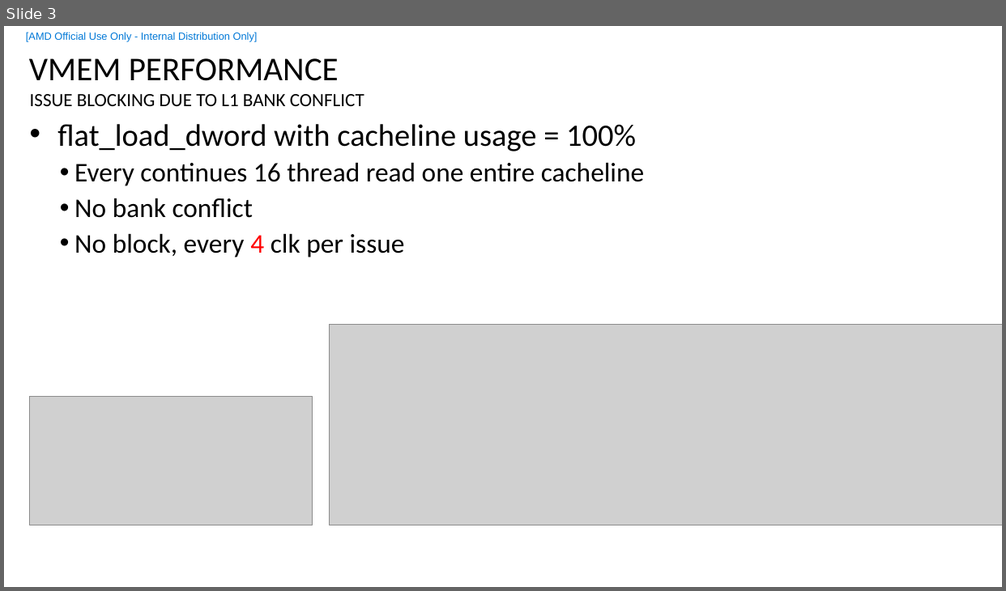
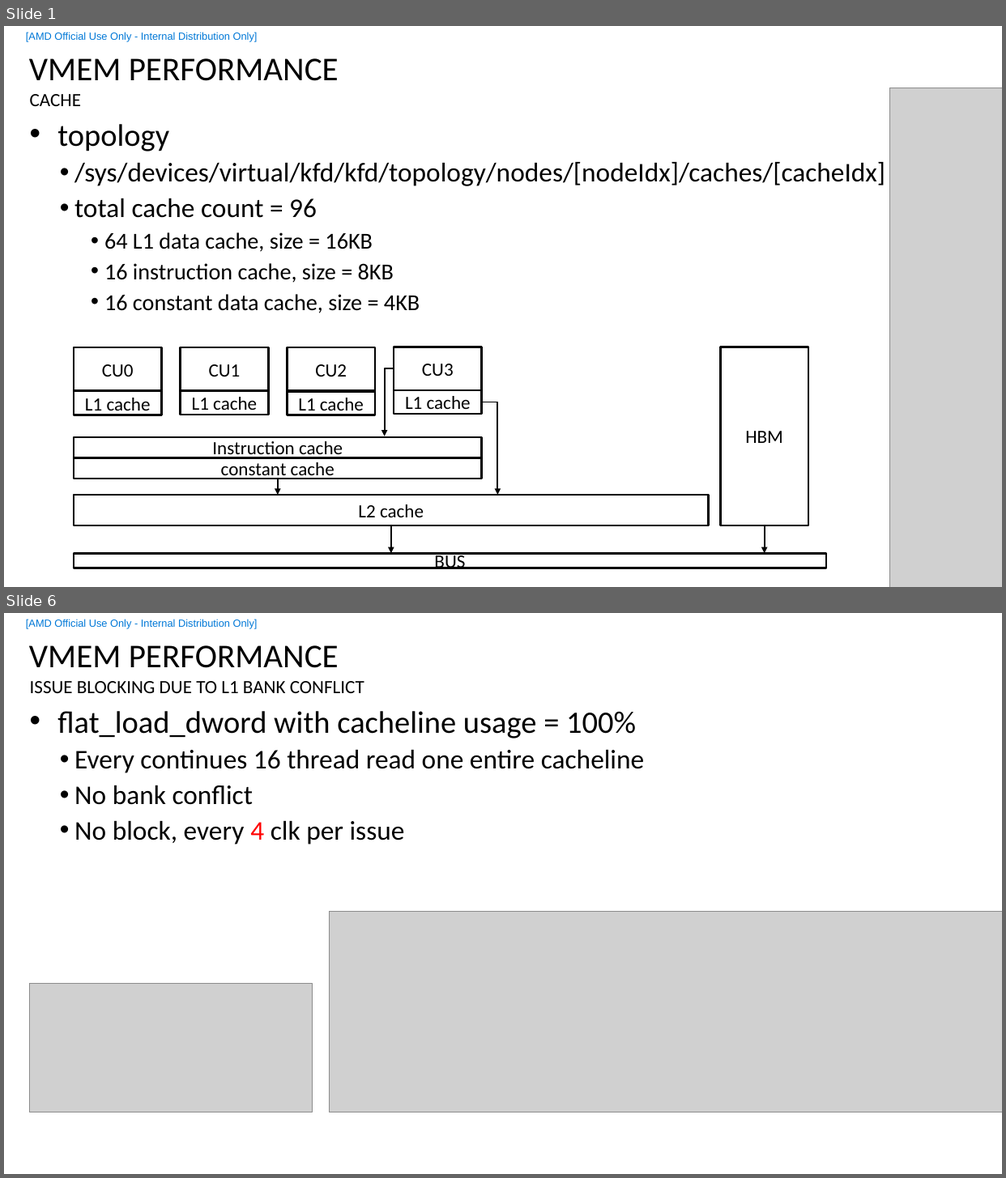
Before and after one commit to feifei14119/rocm_start_sample, a slide deck: vmemL1Bank/vmem_l1_bank.pptx. Shown one above the other, each under a label of ours: slide 3 before the commit, slides 1 and 6 after it; the slides between them are not shown. The pictures are 1006x591 and 1006x1178 pixels, drawn with LibreOffice and Linux fonts; fonts in the diff are those of the drawing; grey boxes stand for pictures; background and template pictures are left out. Boxes give left, top, right and bottom in pixels: in the first picture for what was removed or moved away, otherwise in the second. Text is boxed around its words. In the diff, an @@ line names an element or a change of style, - is before the commit and + after.

```diff
--- a/vmemL1Bank/vmem_l1_bank.pptx
+++ b/vmemL1Bank/vmem_l1_bank.pptx
@@ slide 1 added at (x1=4, y1=26, x2=1002, y2=587), background #FFFFFF; not listed: 2 template elements that a slide beside it also shows @@
@@ title added at (x1=29, y1=58, x2=339, y2=81), 32 pt, text #000000 @@
+VMEM PERFORMANCE
@@ text added at (x1=30, y1=94, x2=81, y2=106), 18 pt, text #000000 @@
+CACHE
@@ picture added at (x1=889, y1=88, x2=1002, y2=587) @@
@@ text added at (x1=57, y1=124, x2=885, y2=314), 26 pt, text #000000 @@
+• topology
+  • /sys/devices/virtual/kfd/kfd/topology/nodes/[nodeIdx]/caches/[cacheIdx]
+  • total cache count = 96
+    • 64 L1 data cache, size = 16KB
+    • 16 instruction cache, size = 8KB
+    • 16 constant data cache, size = 4KB
@@ rectangle added at (x1=74, y1=348, x2=161, y2=391), outline #000000 2 pt, 18 pt, text #000000 @@
+CU0
@@ rectangle added at (x1=181, y1=348, x2=268, y2=391), outline #000000 2 pt, 18 pt, text #000000 @@
+CU1
@@ rectangle added at (x1=287, y1=348, x2=374, y2=391), outline #000000 2 pt, 18 pt, text #000000 @@
+CU2
@@ rectangle added at (x1=394, y1=347, x2=482, y2=390), outline #000000 2 pt, 18 pt, text #000000 @@
+CU3
@@ rectangle added at (x1=720, y1=347, x2=808, y2=526), outline #000000 2 pt, 18 pt, text #000000 @@
+HBM
@@ elbow arrow added from (394, 369) to (385, 436), #000000 1.5 pt @@
@@ rectangle added at (x1=74, y1=391, x2=161, y2=416), outline #000000 2 pt, 18 pt, text #000000 @@
+L1 cache
@@ rectangle added at (x1=181, y1=391, x2=268, y2=416), outline #000000 2 pt, 18 pt, text #000000 @@
+L1 cache
@@ rectangle added at (x1=287, y1=392, x2=374, y2=416), outline #000000 2 pt, 18 pt, text #000000 @@
+L1 cache
@@ rectangle added at (x1=394, y1=390, x2=482, y2=415), outline #000000 2 pt, 18 pt, text #000000 @@
+L1 cache
@@ elbow arrow added from (482, 403) to (497, 495), #000000 1.5 pt @@
@@ rectangle added at (x1=74, y1=437, x2=482, y2=459), outline #000000 2 pt, 18 pt, text #000000 @@
+Instruction cache
@@ rectangle added at (x1=74, y1=458, x2=482, y2=479), outline #000000 2 pt, 18 pt, text #000000 @@
+constant cache
@@ arrow added from (278, 479) to (278, 495), #000000 1.5 pt @@
@@ rectangle added at (x1=74, y1=495, x2=709, y2=526), outline #000000 2 pt, 18 pt, text #000000 @@
+L2 cache
@@ arrow added from (391, 526) to (391, 554), #000000 1.5 pt @@
@@ arrow added from (765, 526) to (765, 554), #000000 1.5 pt @@
@@ rectangle added at (x1=74, y1=554, x2=826, y2=568), outline #000000 2 pt, 18 pt, text #000000 @@
+BUS
@@ what was slide 3 is now slide 6 @@
```
Also in this commit, not shown: 4 slides changed, 9 other slides added, 16 other files.
